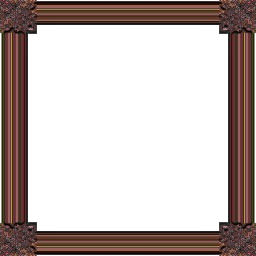
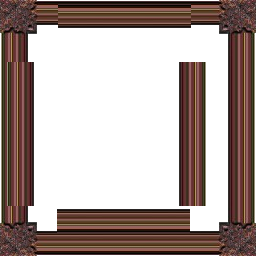
Revision of a layered 256×256 image; what changed, layer by layer:
showed "Bottom Horizontal" over [57, 209, 190, 233]
showed "Top Horizontal" over [58, 4, 191, 28]
showed "Right Vert" over [179, 62, 206, 206]
showed "Left Vert" over [7, 62, 34, 206]
